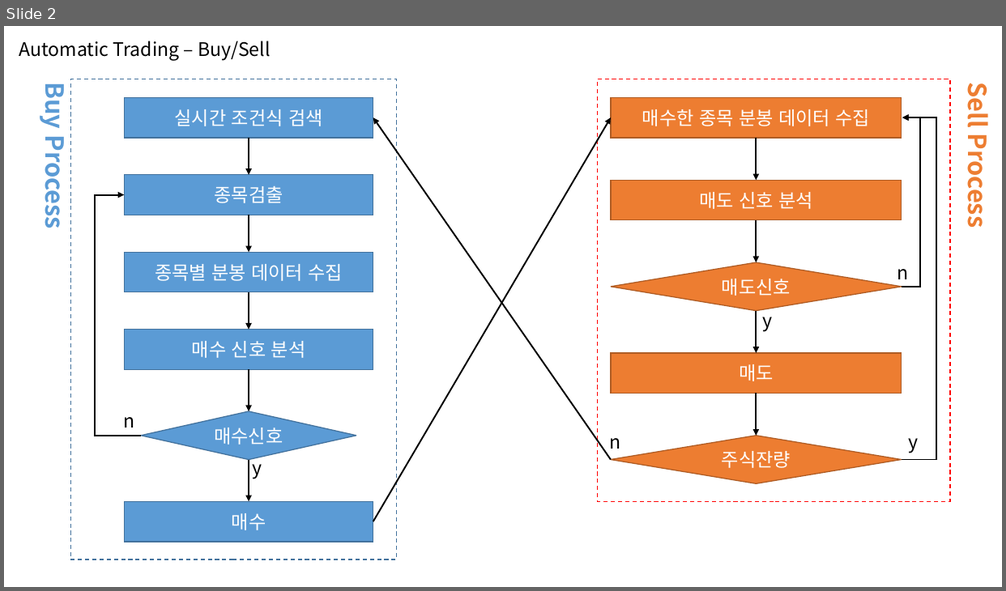
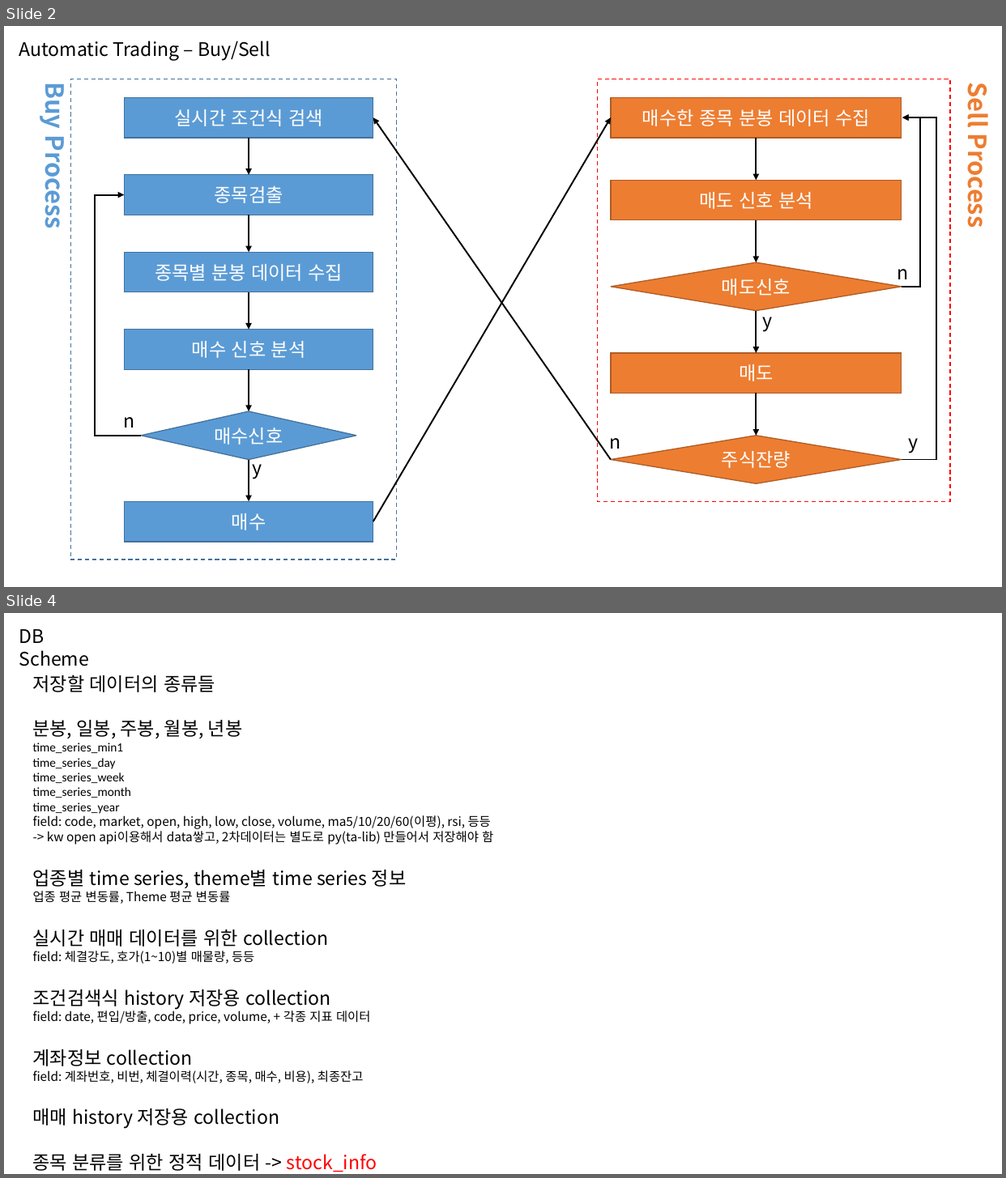
Before and after one commit to happineer/system_trading, a slide deck: doc/TopTrader.pptx. Shown one above the other, each under a label of ours: slide 2 before the commit, slides 2 and 4 after it; the slides between them are not shown. The pictures are 1006x591 and 1006x1178 pixels, drawn with LibreOffice and Linux fonts; fonts in the diff are those of the drawing. Boxes give left, top, right and bottom in pixels: in the first picture for what was removed or moved away, otherwise in the second. Text is boxed around its words. In the diff, an @@ line names an element or a change of style, - is before the commit and + after.

```diff
--- a/doc/TopTrader.pptx
+++ b/doc/TopTrader.pptx
@@ slide 4 added at (4,613,1002,1174), background #FFFFFF @@
@@ text added at (19,629,89,666), 18 pt, text #000000 @@
+DB Scheme
@@ text added at (33,675,493,1173), 12 pt, text #000000 @@
+저장할 데이터의 종류들
+분봉, 일봉, 주봉, 월봉, 년봉
+time_series_min1
+time_series_day
+time_series_week
+time_series_month
+time_series_year
+field: code, market, open, high, low, close, volume, ma5/10/20/60(이평), rsi, 등등
+-> kw open api이용해서 data쌓고, 2차데이터는 별도로 py(ta-lib) 만들어서 저장해야 함
+업종별 time series, theme별 time series 정보
+업종 평균 변동률, Theme 평균 변동률
+실시간 매매 데이터를 위한 collection
+field: 체결강도, 호가(1~10)별 매물량, 등등
+조건검색식 history 저장용 collection
+field: date, 편입/방출, code, price, volume, + 각종 지표 데이터
+계좌정보 collection
+field: 계좌번호, 비번, 체결이력(시간, 종목, 매수, 비용), 최종잔고
+매매 history 저장용 collection
+종목 분류를 위한 정적 데이터 -> stock_info
+stock_info : code, name, theme, work_category, size, (kospi/kosdaq), (실시간으로 변하지 않는 data를 저장한다)
```
Also in this commit, not shown: 1 slide changed, 3 other slides added.
